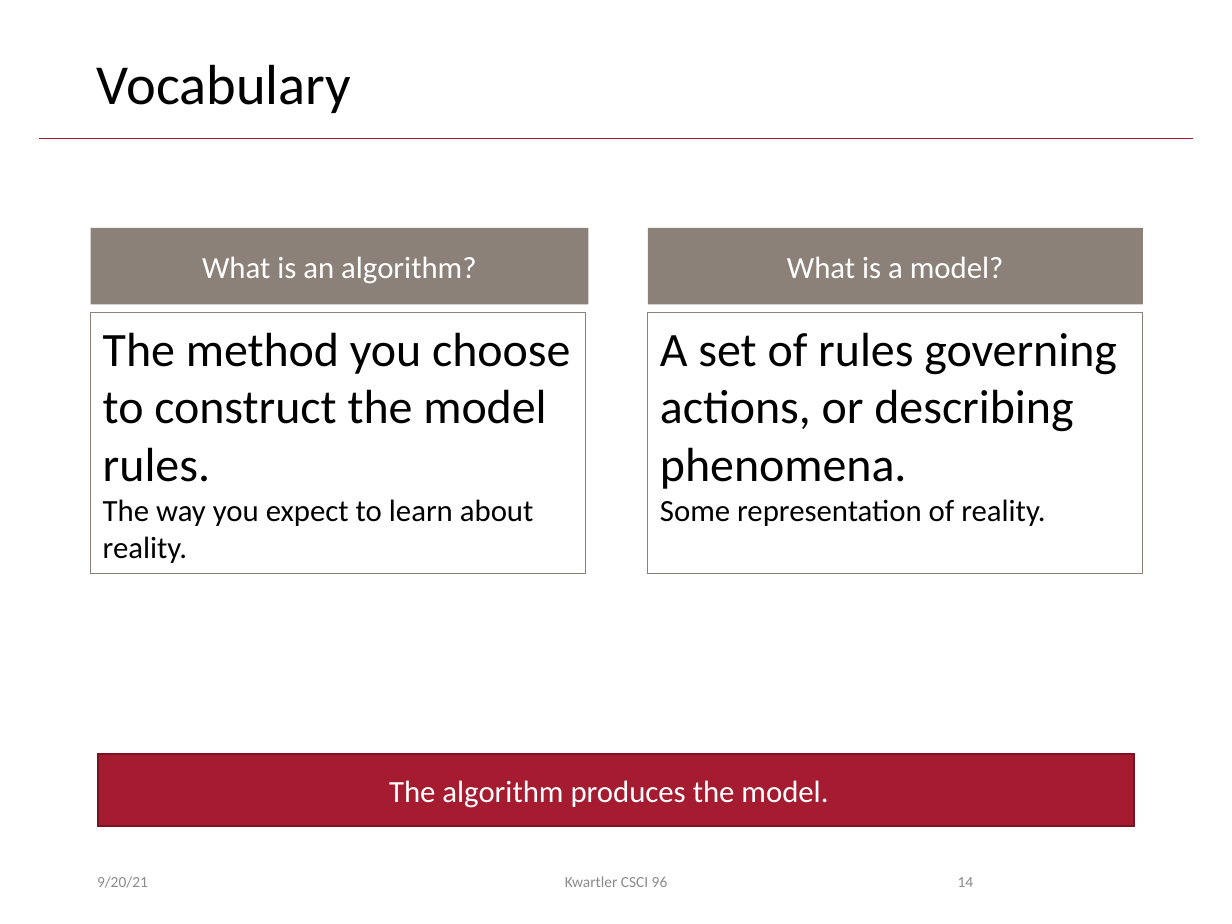
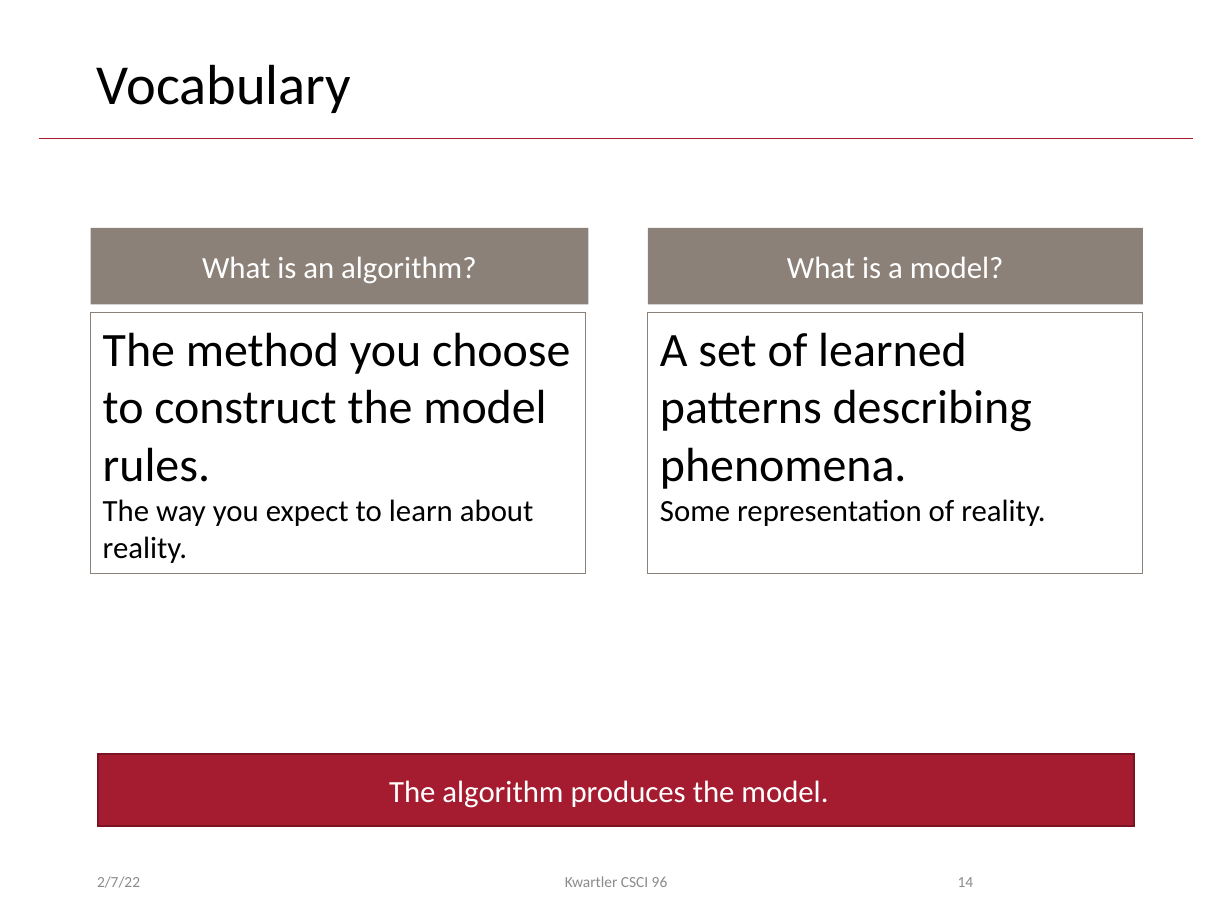
Before and after one commit to kwartler/Harvard_DataMining_Business_Student, a slide deck: slide 14 of Lessons/C_ModelingProcess_DataPrep/DM_Workflow_Preprocessing.pptx. Drawn at 1232x924 pixels with LibreOffice and Linux fonts; fonts in the diff are those of the drawing; background and template pictures are left out. Boxes give left, top, right and bottom in pixels: in the first picture for what was removed or moved away, otherwise in the second. Text is boxed around its words. In the diff, an @@ line names an element or a change of style, - is before the commit and + after.

```diff
--- a/Lessons/C_ModelingProcess_DataPrep/DM_Workflow_Preprocessing.pptx
+++ b/Lessons/C_ModelingProcess_DataPrep/DM_Workflow_Preprocessing.pptx
@@ text in rectangle at (660,332,1032,489): text changed @@
-A set of rules governing actions, or describing phenomena.
+A set of learned patterns describing phenomena.
@@ text at (97,876,140,888): text changed @@
-9/20/21
+2/7/22
```
Also in this commit, not shown: 65 other slides changed, 3 slides added, 2 other files.
